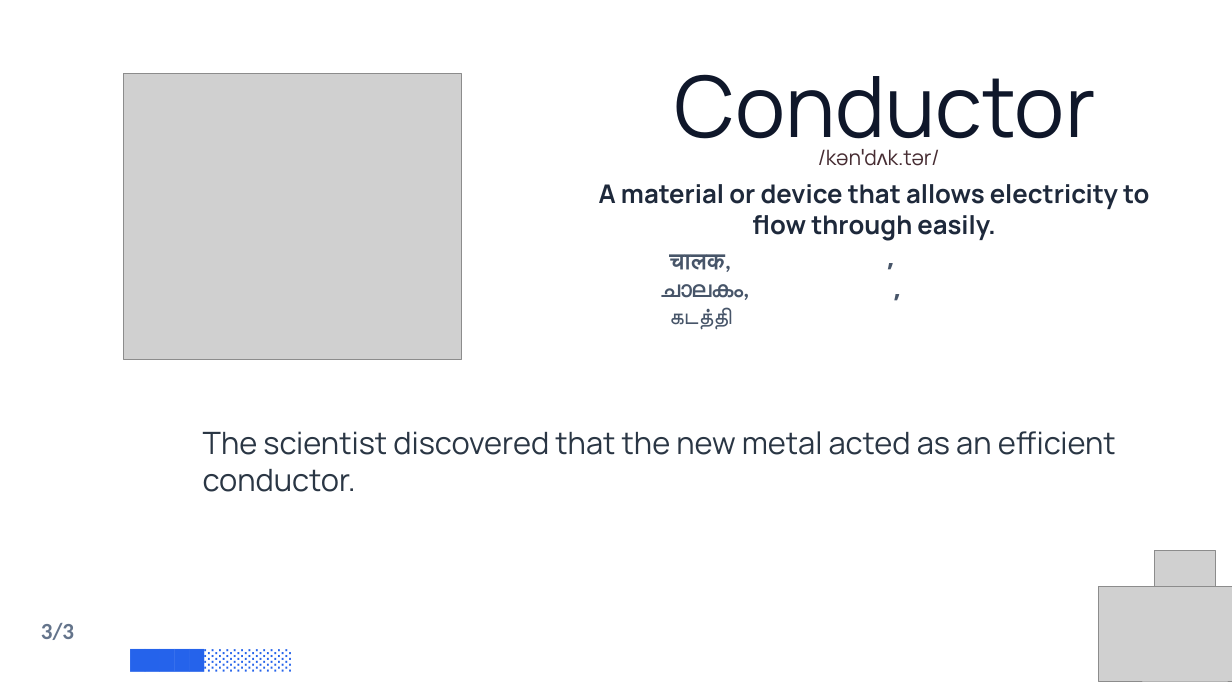
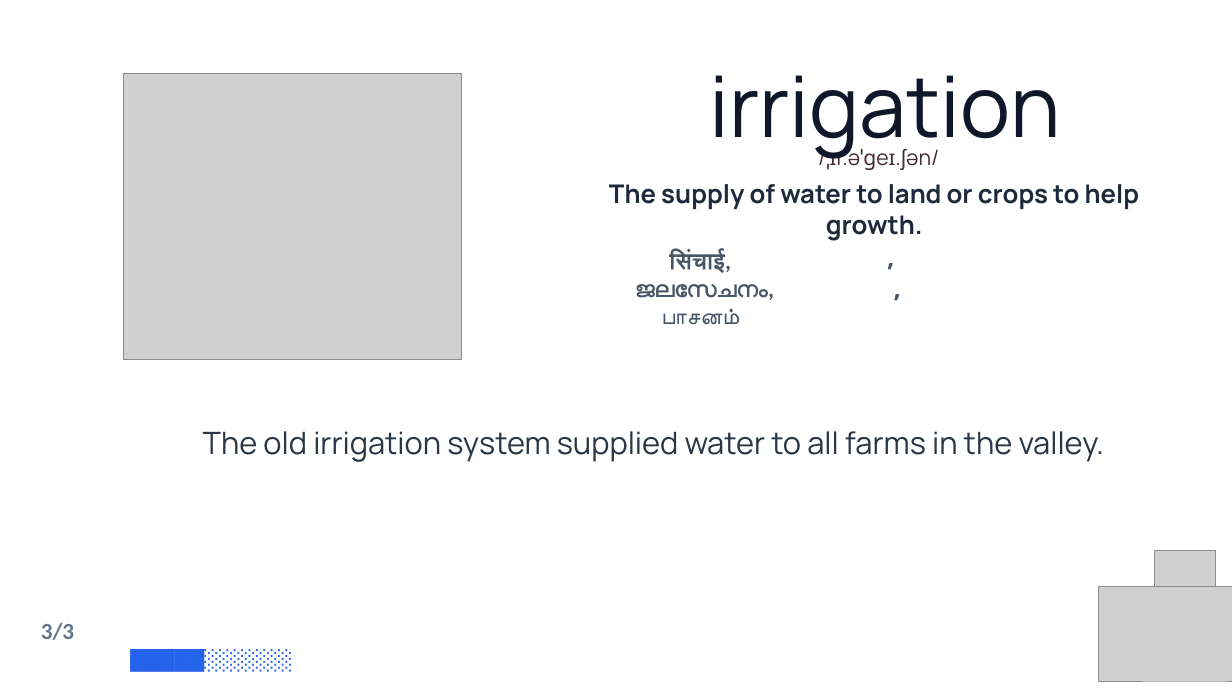
Before and after one commit to PrinceNR/AIVideoAutomation, a slide deck: slide 10 of output/test_builder.pptx. Drawn at 1232x693 pixels with LibreOffice and Linux fonts; fonts in the diff are those of the drawing; grey boxes stand for pictures; background and template pictures are left out. Boxes give left, top, right and bottom in pixels: in the first picture for what was removed or moved away, otherwise in the second. Text is boxed around its words. In the diff, an @@ line names an element or a change of style, - is before the commit and + after.

```diff
--- a/output/test_builder.pptx
+++ b/output/test_builder.pptx
@@ text at (709, 75, 1061, 161): text changed @@
-Conductor
+irrigation
@@ text at (888, 149, 940, 166): text changed @@
-/kənˈdʌk.tər/
+/ˌɪr.əˈɡeɪ.ʃən/
@@ text at (609, 184, 1140, 209): text changed @@
-A material or device that allows electricity to flow through easily.
+The supply of water to land or crops to help growth.
@@ text at (636, 251, 774, 325): text changed @@
-चालक,
-ചാലകം,
-கடத்தி
+सिंचाई,
+ജലസേചനം,
+பாசனம்
@@ text at (203, 431, 1104, 462): text changed @@
-The scientist discovered that the new metal acted as an efficient conductor.
+The old irrigation system supplied water to all farms in the valley.
```
Also in this commit, not shown: 11 other slides changed, 33 other files.
